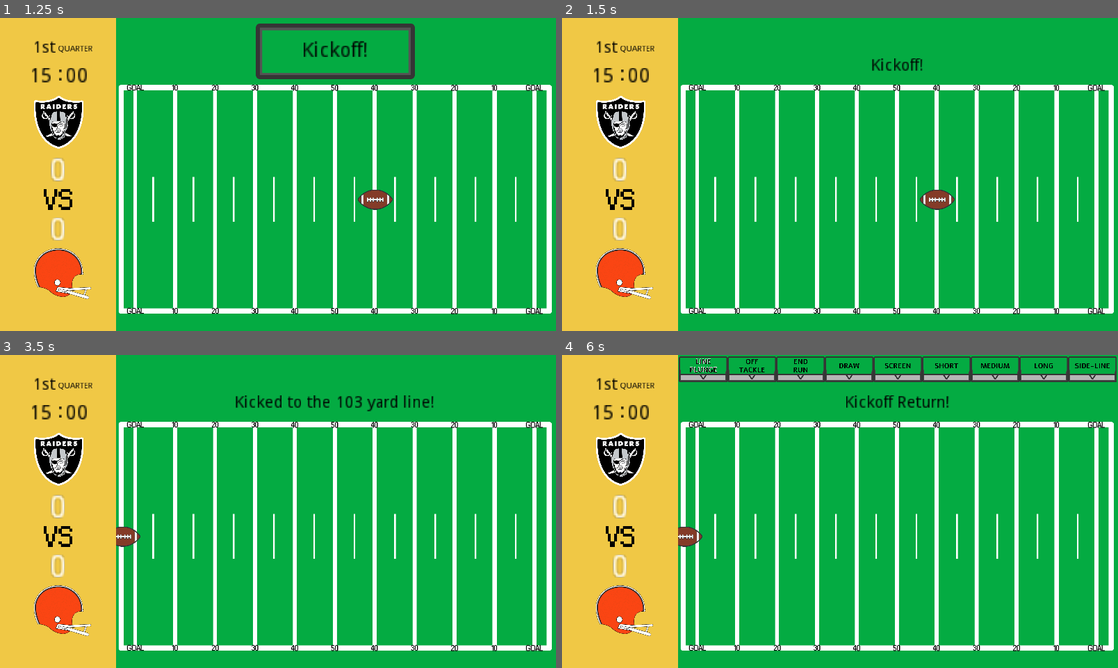
Above: before the commit, frames 1-4 (two rows, left to right).
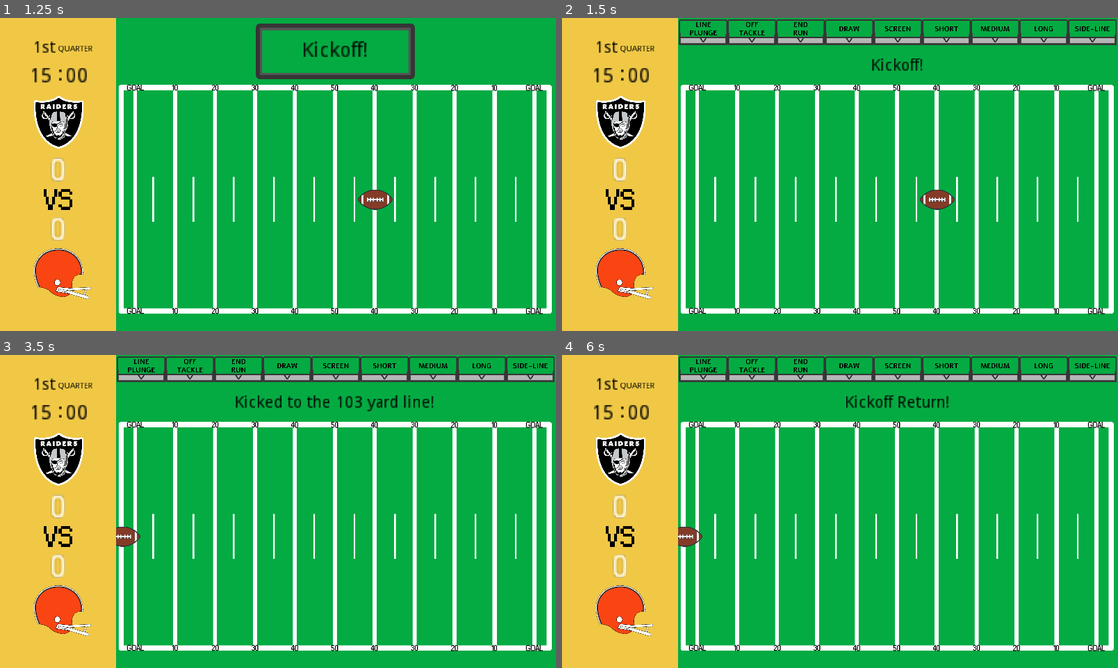
Above: after the commit, the same moments.

Repository: Zaltu/fuhbuh-godot
Game: Godot game, scene res://scenes/mainmenu/mainmenu.tscn
Same seed, same stepped clock (60 frames per second), same inputs: the game is played once before the commit and once after it.
Inputs (mouse positions are in pixels of both pictures, inside the frame that each line leads up to):
- Up to frame 1 (1.25 s): click (350, 180) at 0.5 s
- Up to frame 2 (1.5 s): click (895, 52) at 1.25 s
- Up to frame 3 (3.5 s): tap Enter at 2 s; tap Space at 2.75 s
- Up to frame 4 (6 s): tap Enter at 4.25 s; tap Space at 5 s; click (701, 370) at 5.77 s

Frame 1 is identical in both runs. In frame 2, 3.1% of the frame differs, in the area x 21-100%, y 0-9%; in frame 3, 3.1%; in frame 4, less than 0.1%.

Commit message:
actual mostly working stuff poggu!

Diff:
--- a/scenes/game/game.tscn
+++ b/scenes/game/game.tscn
@@ -18,6 +18,7 @@
 color = Color( 0.0196078, 0.67451, 0.262745, 1 )
 
 [node name="Playfield" parent="." instance=ExtResource( 2 )]
+editor/display_folded = true
 anchor_top = 0.18
 margin_left = 400.0
 margin_right = 400.0
--- a/scenes/game/scripts/game.gd
+++ b/scenes/game/scripts/game.gd
@@ -1,10 +1,18 @@
 extends Control
 
+signal done_displaying
 
 const STANCES = ['Offense', 'Defense', 'Kick']
 const QNAMES = ['1st', '2nd', '3rd', '4th', 'END']
-
+const TEMP_OFF_PLAYS = ["Line Plunge", "Off Tackle", "End Run", "Draw", "Screen", "Short", "Medium", "Long", "Sideline"]  # 9 TODO
+const TEMP_DEF_PLAYS = ["Standard", "Short Yardage", "Spread", "Pass Prevent Short", "Pass Prevent Long", "Blitz"]  # 6 TODO
+
+var DISPLAYQ = []
 var clock = ['1st', 720]
+var rolls = {
+	"Offense": null,
+	"Defense": null
+}
 # warning-ignore:unused_class_variable
 var simplePriorityLow = ['+', '-']
 var score = [0, 0] # (Me, Them)
@@ -60,6 +68,8 @@
 onready var action = get_node("ActionButton")
 onready var actionbutton = get_node("ActionButton/ButtonTexture")
 onready var actiontext = get_node("ActionButton/Text")
+onready var offense_gui = get_node("Offense")
+#onready var defense_gui = get_node("Defense")
 
 static func slicejoin(my_list, from, to, delimiter=""):
 	var newl = []
@@ -76,8 +86,24 @@
 	return randi()%limit + 1
 
 
+func addToDisplayQueue(text):
+	self.DISPLAYQ.append([text, self.getAbsoluteYardage()])
+
+
+func wait_for_display():
+	for textelement in self.DISPLAYQ:
+		self.ball.set_new_position(textelement[1])
+		self.printer.setText(textelement[0])
+		yield(self.printer, "sleep_done")
+	self.DISPLAYQ.clear()
+	emit_signal("done_displaying")
+
+
 func setActionButton(text, meth):
 	self.printer.set_visible(false)
+	self.offense_gui.set_visible(false)
+	self.offense_gui.disable(true)
+	#self.defense_gui.set_process_input(false)
 	self.action.set_visible(true)
 	self.actiontext.set_text(text)
 	self.actionbutton.connect("pressed", self, "_activate_action", [meth])
@@ -88,6 +114,20 @@
 	# Meth is passed as a array as required by "connect",
 	# but is only given to us as a single value here for some reason
 	call(meth)
+	self.wait_for_display()
+	yield(self, "done_displaying")
+	self.turnEnd()
+
+
+func set_offplay(play):
+	self.offense_gui.disable(true)
+	self.offplay = play
+	self.defplay = TEMP_DEF_PLAYS[randint(6)-1]  # TODO
+	self.rolls["Defense"] = self.enemy["Defense"][self.defplay][self.offplay][self.weightedRoll("Defense", randint(100))]
+	self.fullTurn(play)
+	self.wait_for_display()
+	yield(self, "done_displaying")
+	self.turnEnd()
 
 
 func weightedRoll(stance, perc):
@@ -126,16 +166,16 @@
 
 
 func turnOver():
-	self.printer.setText("Switched sides!")  # Only for CMD mode
+	self.addToDisplayQueue("Switched sides!")
 	self.down = 1
 	self.toggleStance()
-	self.printer.setText("Offense is now on the %s yard line." % self.yard)  # Only for CMD mode
+	self.addToDisplayQueue("Offense is now on the %s yard line." % self.yard)
 
 
 func fclock(star):
 	self.clock[1] -= 30 if not star else 10
 	if self.clock[1] <= 0:
-		self.printer.setText("Changing quarters")  # Only for CMD mode
+		self.addToDisplayQueue("Changing quarters")
 		self.changeQuarters()
 	self.boob = false
 
@@ -146,35 +186,35 @@
 		self.gameOver()
 	self.clock[1] = 720
 	if self.clock[0] == self.QNAMES[2]:
-		self.printer.setText("Halftime!")
+		self.addToDisplayQueue("Halftime!")
 		if self.startingstance == "Offense" && self.localstance == "Offense":
 			self.toggleStance()
 		self.kickoff()
 
 
 func gameOver():
-	self.printer.setText("Game over")  # Only for CMD mode
-	self.printer.setText("Final score: %s to %s" % [self.score[0], self.score[1]])  # Only for CMD mode
+	self.addToDisplayQueue("Game over")
+	self.addToDisplayQueue("Final score: %s to %s" % [self.score[0], self.score[1]])
 	self.end = true
 
 
 func handleFluff():
-	self.ball.set_new_position(self.getAbsoluteYardage())
 	if self.firstdown >= 100:
-		self.printer.setText("%s and goal on the %s" % [self.QNAMES[self.down-1], self.yard])
-	else:
-		self.printer.setText("%s and %s on the %s" % [self.QNAMES[self.down-1], self.firstdown-self.yard, self.yard])
+		self.addToDisplayQueue("%s and goal on the %s" % [self.QNAMES[self.down-1], self.yard])
+	else:
+		self.addToDisplayQueue("%s and %s on the %s" % [self.QNAMES[self.down-1], self.firstdown-self.yard, self.yard])
+		#self.defense_gui.set_process_input(false)
 	#self.printer.setText("Game time: %s : %s" % self.clock) update clock values
 
 
 func handleFluffCall():
-	self.printer.setText("Offense callout: %s -> %s" % [self.offplay, self.rolls['Offense']])
-	self.printer.setText("Defense callout: %s -> %s" % [self.defplay, self.rolls['Defense']])
+	self.addToDisplayQueue("Offense callout: %s -> %s" % [self.offplay, self.rolls['Offense']])
+	self.addToDisplayQueue("Defense callout: %s -> %s" % [self.defplay, self.rolls['Defense']])
 
 
 func handleTD():
 	if self.yard >= 100:
-		self.printer.setText("TOUCHDOWN!")  # Only for CMD mode
+		self.addToDisplayQueue("TOUCHDOWN!")
 		self.handleScore()
 		self.TD = true
 
@@ -190,7 +230,7 @@
 	if self.yard >= 100:  # TD
 		return
 	if self.yard >= self.firstdown:
-		self.printer.setText("First Down!")  # Only for CMD mode
+		self.addToDisplayQueue("First Down!")
 		self.down = 1
 		self.firstdown = self.yard + 10
 	else:
@@ -199,31 +239,37 @@
 		self.turnOver()
 
 
-func fullTurn():
-	self.handleFluff()  # Only for CMD mode
+func fullTurn(callout):
+	#self.handleFluff()  # Only for CMD mode
 	var isoffenseplay = self.offplay if self.localstance == "Defense" else null
-	self.roll(self.callout, isoffenseplay)
+	self.roll(callout, isoffenseplay)
 	self.handleFluffCall()  # Only for CMD mode
 	self.processPlay()
 	self.handleDowns()
 	self.handleTD()
 	self.fclock(self.boob)
+	self.handleFluff()
+
+
+func turnEnd():
+	if self.localstance == "Offense":
+		self.offense_gui.disable(false)
+	elif self.localstance == "Defense":
+		pass
+	if self.TD == true:
+		self.yard = 40
+		self.ball.set_new_position(self.getAbsoluteYardage())
+		self.setActionButton("Kickoff!", "kickoff")
 
 
 func kickoff():
 	self.TD = false
 	self.yard = 40
 	self.customKey('Kickoff', 'Kickoff')
-	yield(self.printer, "sleep_done")
-	self.ball.set_new_position(self.getAbsoluteYardage())
-	self.printer.setText("Kicked to the %s yard line!" % self.yard)
-	yield(self.printer, "sleep_done")
+	self.addToDisplayQueue("Kicked to the %s yard line!" % self.yard)
 	self.toggleStance()
 	self.customKey('Kickoff Return', 'Kickoff Return')
-	yield(self.printer, "sleep_done")
-	self.ball.set_new_position(self.getAbsoluteYardage())
-	self.printer.setText("Returned to the %s yard line!" % self.yard)
-	yield(self.printer, "sleep_done")
+	self.addToDisplayQueue("Returned to the %s yard line!" % self.yard)
 	self.firstdown = self.yard + 10
 	self.down = 1
 	self.handleFluff()
@@ -319,7 +365,7 @@
 
 
 func interception(result):
-	self.yard += result.split(" ")[1]
+	self.yard += int(result.split(" ")[1])
 	self.toggleStance()
 
 
@@ -332,9 +378,9 @@
 	self.yard += int(result.split(" ")[1])
 	var roll = randint(100)
 	if roll <= fum:
-		self.printer.setText("Fumble recovered!")
+		self.addToDisplayQueue("Fumble recovered!")
 		return
-	self.printer.setText("Fumble lost!")
+	self.addToDisplayQueue("Fumble lost!")
 	self.toggleStance()
 	self.down = 1
 
@@ -351,8 +397,7 @@
 
 
 func customKey(ctype, key):
-	self.printer.setText(ctype + "!")
-	yield(self.printer, "sleep_done")
+	self.addToDisplayQueue(ctype + "!")
 	var line = {}  # Must get overwritten
 	if self.localstance == 'Offense':
 		line = self.team[key]
@@ -386,9 +431,7 @@
 	self.enemy = JSON.parse(chargerstext).result
 
 	# Test
-	self.offplay = "End Run"
 	self.setActionButton("Kickoff!", "kickoff")
-	#self.kickoff()
 	self.ball.set_new_position(self.getAbsoluteYardage())
 
 # Called every frame. 'delta' is the elapsed time since the previous frame.
--- /dev/null
+++ b/scenes/offense/offense.gd
@@ -0,0 +1,57 @@
+extends HBoxContainer
+
+# Declare member variables here. Examples:
+# var a = 2
+# var b = "text"
+onready var GAME = get_node("/root/Game")
+
+func _on_pressed_lp():
+	GAME.set_offplay("Line Plunge")
+
+func _on_pressed_offt():
+	GAME.set_offplay("Off Tackle")
+
+func _on_pressed_endr():
+	GAME.set_offplay("End Run")
+
+func _on_pressed_dr():
+	GAME.set_offplay("Draw")
+
+func _on_pressed_scr():
+	GAME.set_offplay("Screen")
+
+func _on_pressed_shrt():
+	GAME.set_offplay("Short")
+
+func _on_pressed_med():
+	GAME.set_offplay("Medium")
+
+func _on_pressed_lng():
+	GAME.set_offplay("Long")
+
+func _on_pressed_sdln():
+	GAME.set_offplay("Sideline")
+
+# Called every frame. 'delta' is the elapsed time since the previous frame.
+#func _process(delta):
+#	pass
+func disable(on):
+	for node in self.get_children():
+		node.set_disabled(on)
+
+# Called when the node enters the scene tree for the first time.
+func _ready():
+	get_node("LinePlunge").connect("pressed", self, "_on_pressed_lp")
+	get_node("OffTackle").connect("pressed", self, "_on_pressed_offt")
+	get_node("EndRun").connect("pressed", self, "_on_pressed_endr")
+	get_node("Draw").connect("pressed", self, "_on_pressed_dr")
+	get_node("Screen").connect("pressed", self, "_on_pressed_scr")
+	get_node("Short").connect("pressed", self, "_on_pressed_shrt")
+	get_node("Medium").connect("pressed", self, "_on_pressed_med")
+	get_node("Long").connect("pressed", self, "_on_pressed_lng")
+	get_node("Sideline").connect("pressed", self, "_on_pressed_sdln")
+
+
+# Called every frame. 'delta' is the elapsed time since the previous frame.
+#func _process(delta):
+#	pass
--- a/scenes/offense/offense.tscn
+++ b/scenes/offense/offense.tscn
@@ -1,43 +1,45 @@
-[gd_scene load_steps=28 format=2]
+[gd_scene load_steps=29 format=2]
 
-[ext_resource path="res://assets/callouts/offense/lineplunge.png" type="Texture" id=1]
-[ext_resource path="res://assets/callouts/offense/lineplunge_click.png" type="Texture" id=2]
-[ext_resource path="res://assets/callouts/offense/lineplunge_hover.png" type="Texture" id=3]
-[ext_resource path="res://assets/callouts/offense/offtackle.png" type="Texture" id=4]
-[ext_resource path="res://assets/callouts/offense/offtackle_click.png" type="Texture" id=5]
-[ext_resource path="res://assets/callouts/offense/offtackle_hover.png" type="Texture" id=6]
-[ext_resource path="res://assets/callouts/offense/endrun.png" type="Texture" id=7]
-[ext_resource path="res://assets/callouts/offense/endrun_click.png" type="Texture" id=8]
-[ext_resource path="res://assets/callouts/offense/endrun_hover.png" type="Texture" id=9]
-[ext_resource path="res://assets/callouts/offense/draw.png" type="Texture" id=10]
-[ext_resource path="res://assets/callouts/offense/draw_click.png" type="Texture" id=11]
-[ext_resource path="res://assets/callouts/offense/draw_hover.png" type="Texture" id=12]
-[ext_resource path="res://assets/callouts/offense/screen.png" type="Texture" id=13]
-[ext_resource path="res://assets/callouts/offense/screen_click.png" type="Texture" id=14]
-[ext_resource path="res://assets/callouts/offense/screen_hover.png" type="Texture" id=15]
-[ext_resource path="res://assets/callouts/offense/short.png" type="Texture" id=16]
-[ext_resource path="res://assets/callouts/offense/short_click.png" type="Texture" id=17]
-[ext_resource path="res://assets/callouts/offense/short_hover.png" type="Texture" id=18]
-[ext_resource path="res://assets/callouts/offense/medium.png" type="Texture" id=19]
-[ext_resource path="res://assets/callouts/offense/medium_click.png" type="Texture" id=20]
-[ext_resource path="res://assets/callouts/offense/medium_hover.png" type="Texture" id=21]
-[ext_resource path="res://assets/callouts/offense/long.png" type="Texture" id=22]
-[ext_resource path="res://assets/callouts/offense/long_click.png" type="Texture" id=23]
-[ext_resource path="res://assets/callouts/offense/long_hover.png" type="Texture" id=24]
-[ext_resource path="res://assets/callouts/offense/sideline.png" type="Texture" id=25]
-[ext_resource path="res://assets/callouts/offense/sideline_click.png" type="Texture" id=26]
-[ext_resource path="res://assets/callouts/offense/sideline_hover.png" type="Texture" id=27]
+[ext_resource path="res://scenes/offense/offense.gd" type="Script" id=1]
+[ext_resource path="res://assets/callouts/offense/lineplunge.png" type="Texture" id=2]
+[ext_resource path="res://assets/callouts/offense/lineplunge_click.png" type="Texture" id=3]
+[ext_resource path="res://assets/callouts/offense/lineplunge_hover.png" type="Texture" id=4]
+[ext_resource path="res://assets/callouts/offense/offtackle.png" type="Texture" id=5]
+[ext_resource path="res://assets/callouts/offense/offtackle_click.png" type="Texture" id=6]
+[ext_resource path="res://assets/callouts/offense/offtackle_hover.png" type="Texture" id=7]
+[ext_resource path="res://assets/callouts/offense/endrun.png" type="Texture" id=8]
+[ext_resource path="res://assets/callouts/offense/endrun_click.png" type="Texture" id=9]
+[ext_resource path="res://assets/callouts/offense/endrun_hover.png" type="Texture" id=10]
+[ext_resource path="res://assets/callouts/offense/draw.png" type="Texture" id=11]
+[ext_resource path="res://assets/callouts/offense/draw_click.png" type="Texture" id=12]
+[ext_resource path="res://assets/callouts/offense/draw_hover.png" type="Texture" id=13]
+[ext_resource path="res://assets/callouts/offense/screen.png" type="Texture" id=14]
+[ext_resource path="res://assets/callouts/offense/screen_click.png" type="Texture" id=15]
+[ext_resource path="res://assets/callouts/offense/screen_hover.png" type="Texture" id=16]
+[ext_resource path="res://assets/callouts/offense/short.png" type="Texture" id=17]
+[ext_resource path="res://assets/callouts/offense/short_click.png" type="Texture" id=18]
+[ext_resource path="res://assets/callouts/offense/short_hover.png" type="Texture" id=19]
+[ext_resource path="res://assets/callouts/offense/medium.png" type="Texture" id=20]
+[ext_resource path="res://assets/callouts/offense/medium_click.png" type="Texture" id=21]
+[ext_resource path="res://assets/callouts/offense/medium_hover.png" type="Texture" id=22]
+[ext_resource path="res://assets/callouts/offense/long.png" type="Texture" id=23]
+[ext_resource path="res://assets/callouts/offense/long_click.png" type="Texture" id=24]
+[ext_resource path="res://assets/callouts/offense/long_hover.png" type="Texture" id=25]
+[ext_resource path="res://assets/callouts/offense/sideline.png" type="Texture" id=26]
+[ext_resource path="res://assets/callouts/offense/sideline_click.png" type="Texture" id=27]
+[ext_resource path="res://assets/callouts/offense/sideline_hover.png" type="Texture" id=28]
 
 [node name="HBoxContainer" type="HBoxContainer"]
 custom_constants/separation = 0
+script = ExtResource( 1 )
 
 [node name="LinePlunge" type="TextureButton" parent="."]
 margin_right = 168.0
 margin_bottom = 100.0
 rect_min_size = Vector2( 168, 100 )
-texture_normal = ExtResource( 1 )
-texture_pressed = ExtResource( 2 )
-texture_hover = ExtResource( 3 )
+texture_normal = ExtResource( 2 )
+texture_pressed = ExtResource( 3 )
+texture_hover = ExtResource( 4 )
 expand = true
 stretch_mode = 5
 
Not shown: 8 places in scenes/offense/offense.tscn that only renumber resources
